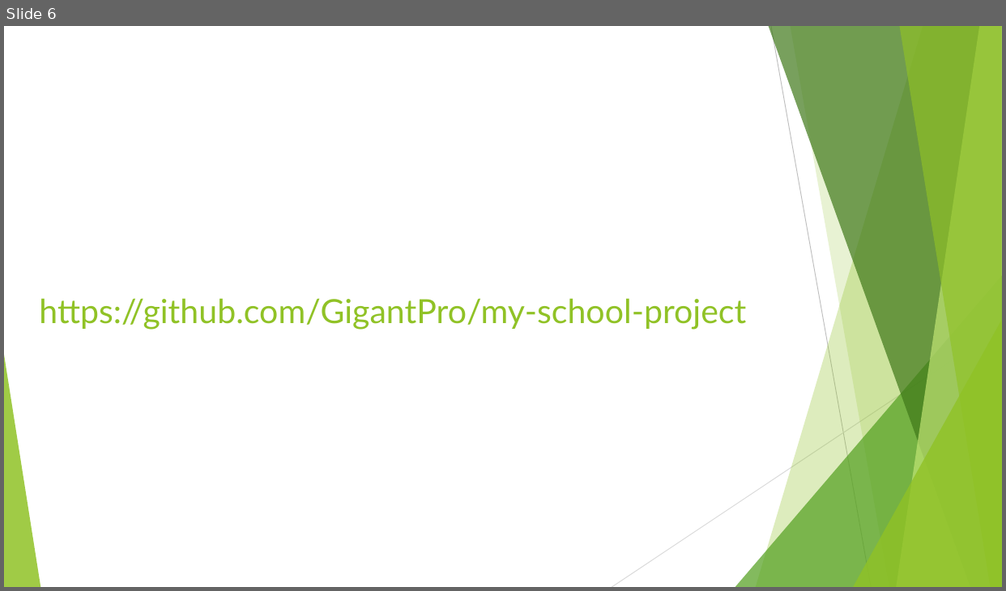
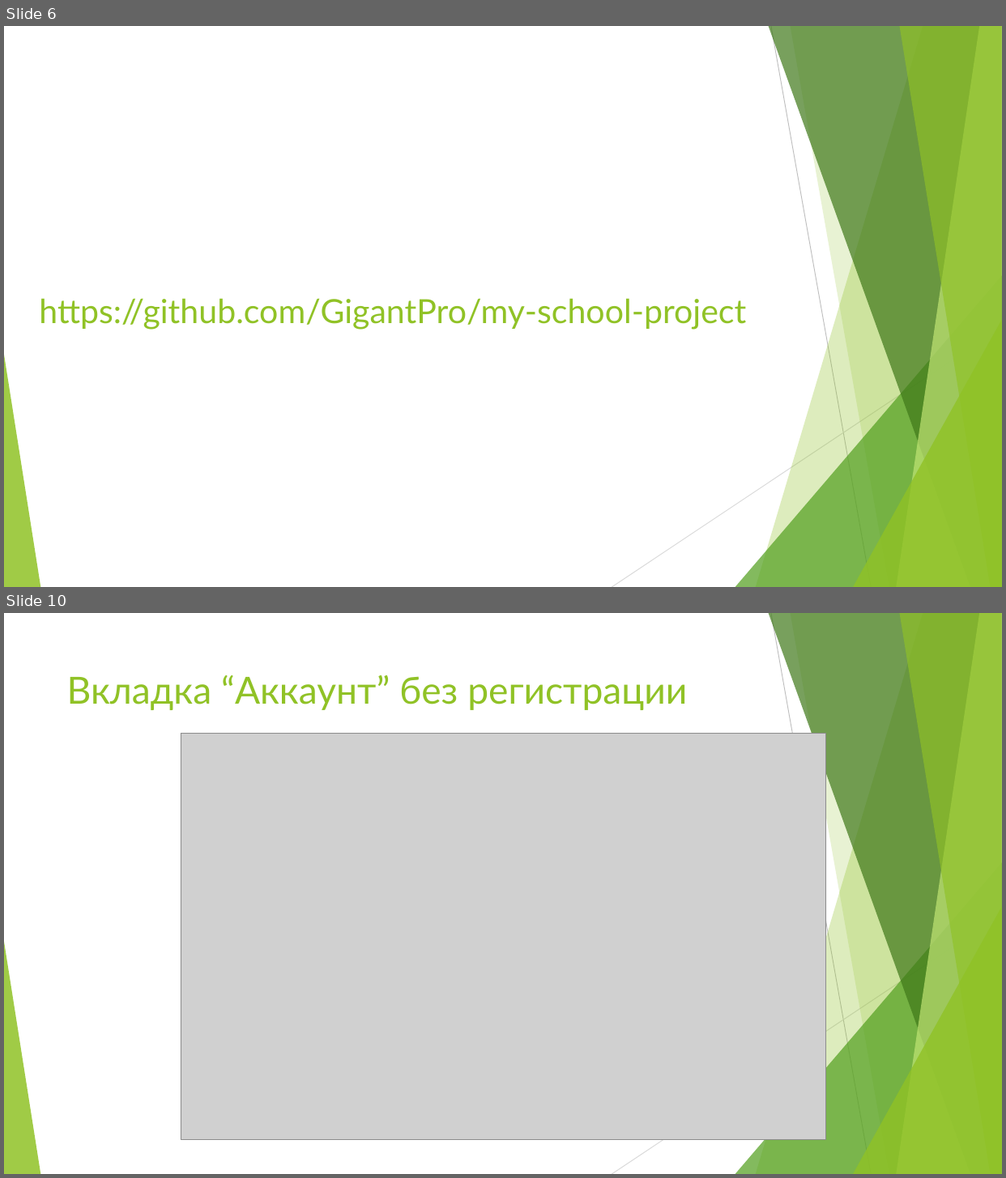
Before and after one commit to GigantPro/my-school-project, a slide deck: Файл.pptx. Shown one above the other, each under a label of ours: slide 6 before the commit, slides 6 and 10 after it; the slides between them are not shown. The pictures are 1006x591 and 1006x1178 pixels, drawn with LibreOffice and Linux fonts; fonts in the diff are those of the drawing; grey boxes stand for pictures. Boxes give left, top, right and bottom in pixels: in the first picture for what was removed or moved away, otherwise in the second. Text is boxed around its words. In the diff, an @@ line names an element or a change of style, - is before the commit and + after.

Commit message:
Update pptx and styles fix

```diff
--- a/Файл.pptx
+++ b/Файл.pptx
@@ slide 10 added at box(4, 613, 1002, 1174), background #FFFFFF; not listed: 10 template elements that a slide beside it also shows @@
@@ title added at box(67, 675, 687, 710), 36 pt, text #90C226 @@
+Вкладка “Аккаунт” без регистрации
@@ picture added at box(181, 734, 826, 1140) @@
```
Also in this commit, not shown: 6 other slides added, 1 other file.
